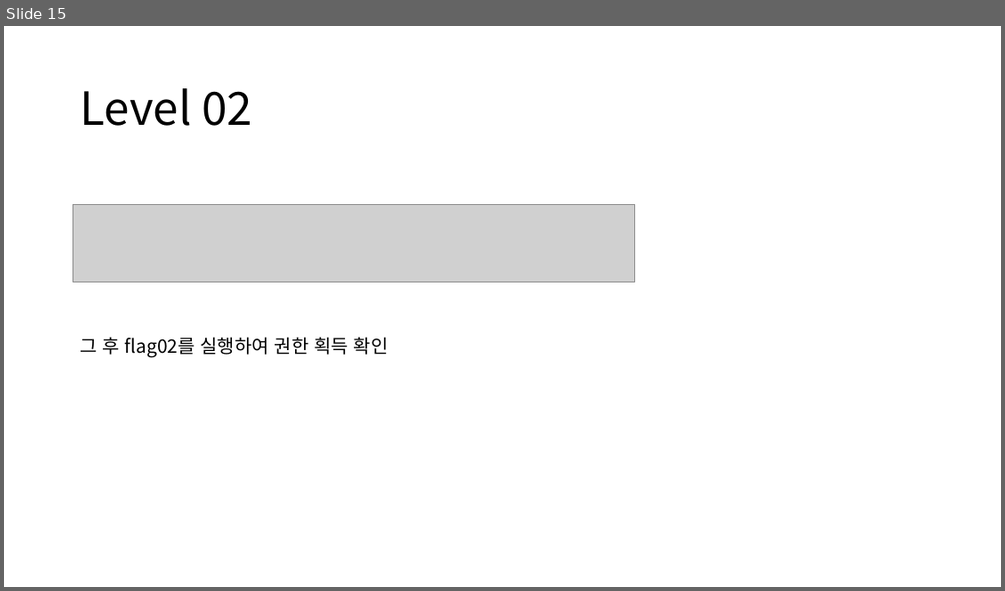
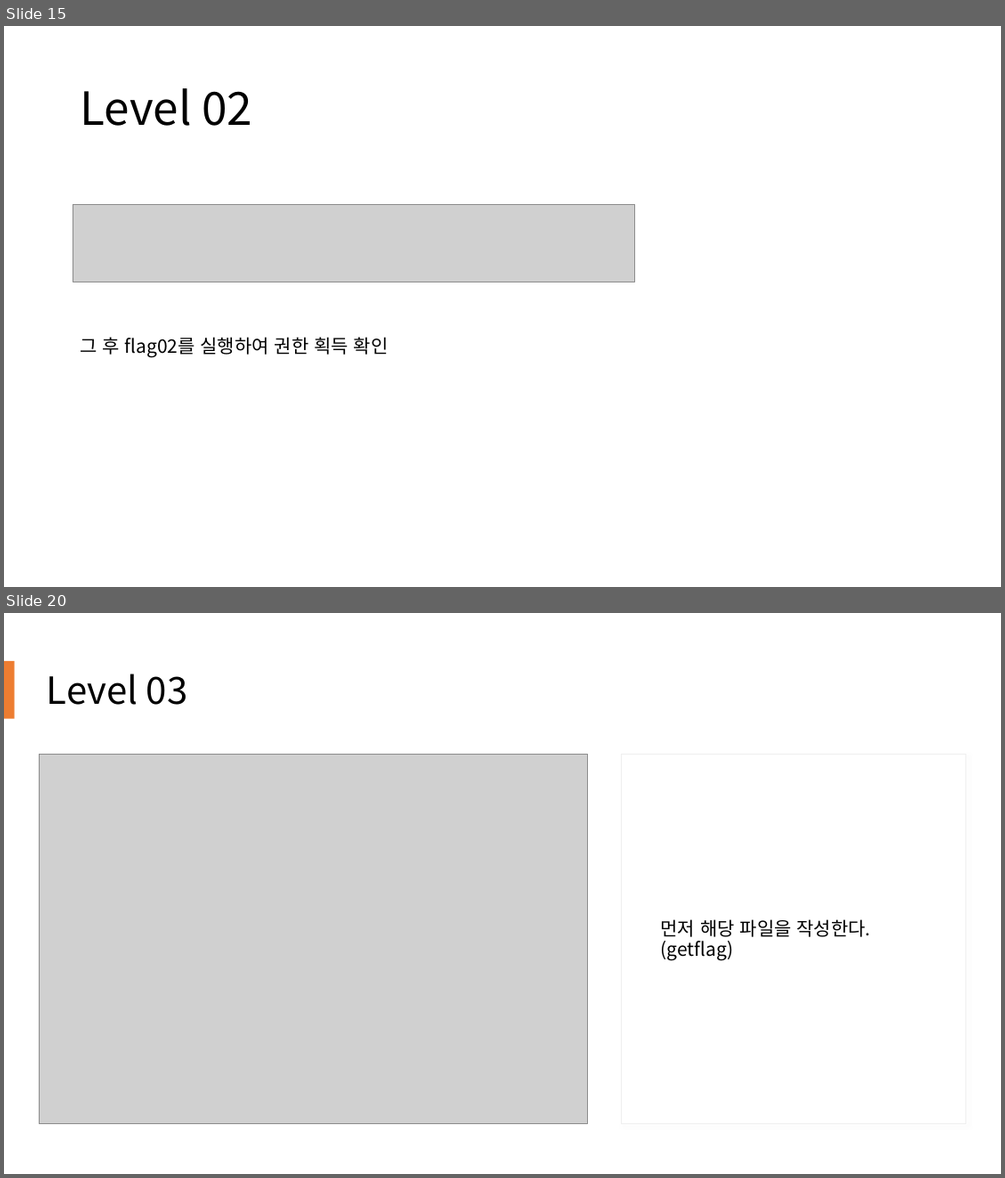
Before and after one commit to WinterMute1000/MyArchive, a slide deck: Nebula/Nebula Level00~Level03.pptx. Shown one above the other, each under a label of ours: slide 15 before the commit, slides 15 and 20 after it; the slides between them are not shown. The pictures are 1005x591 and 1005x1178 pixels, drawn with LibreOffice and Linux fonts; fonts in the diff are those of the drawing; grey boxes stand for pictures. Boxes give left, top, right and bottom in pixels: in the first picture for what was removed or moved away, otherwise in the second. Text is boxed around its words. In the diff, an @@ line names an element or a change of style, - is before the commit and + after.

```diff
--- a/Nebula/Nebula Level00~Level03.pptx
+++ b/Nebula/Nebula Level00~Level03.pptx
@@ slide 20 added at <box>4,613,1001,1174</box>, background #FFFFFF @@
@@ rectangle added at <box>4,661,15,718</box>, fill #ED7D31 @@
@@ title added at <box>47,674,188,705</box>, 36 pt, text #000000 @@
+Level 03
@@ picture added at <box>39,754,587,1123</box> @@
@@ rectangle added at <box>621,754,966,1123</box>, fill #FFFFFF, outline #EFEFEF 0.75 pt @@
@@ text added at <box>661,919,871,960</box>, 18 pt, text #000000 @@
+먼저 해당 파일을 작성한다.(getflag)
```
Also in this commit, not shown: 6 other slides added, 1 slide removed.
